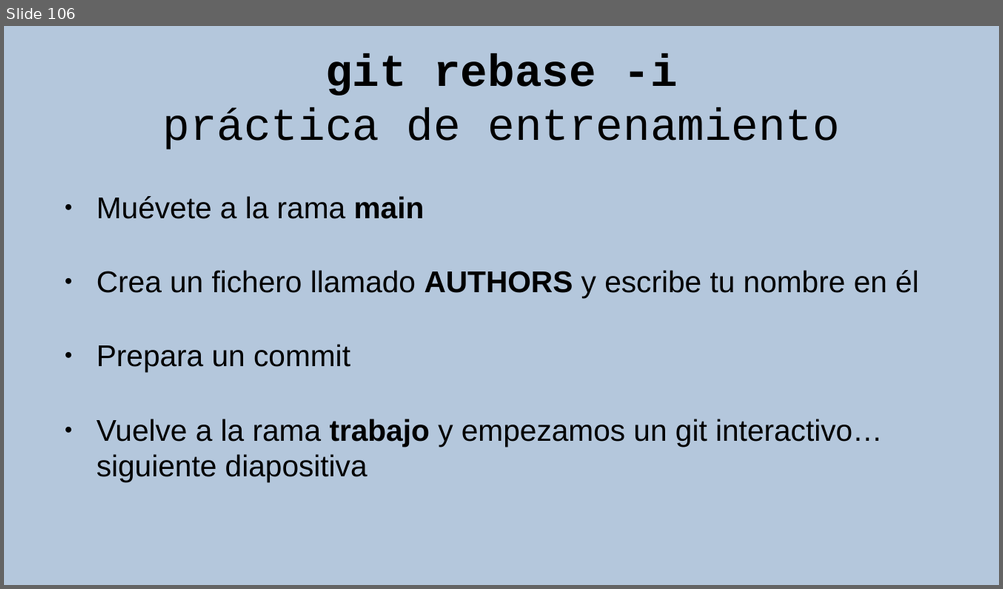
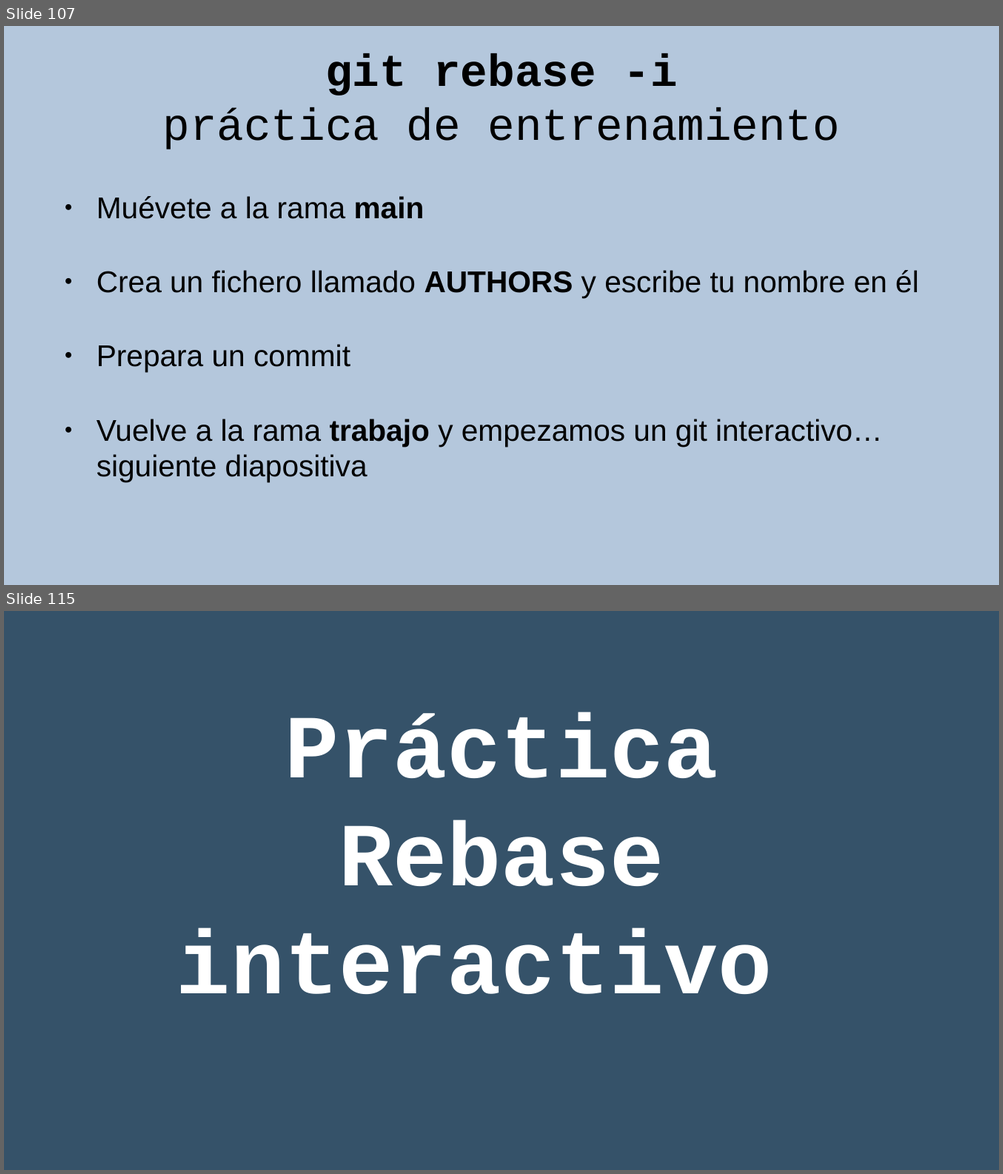
Before and after one commit to rgmf/eed2425, a slide deck: ut/02_control_de_versiones/presentacion/02_git_local.odp. Shown one above the other, each under a label of ours: slide 106 before the commit, slides 107 and 115 after it; the slides between them are not shown. The pictures are 1003x589 and 1003x1174 pixels, drawn with LibreOffice and Linux fonts; fonts in the diff are those of the drawing. Boxes give left, top, right and bottom in pixels: in the first picture for what was removed or moved away, otherwise in the second. Text is boxed around its words. In the diff, an @@ line names an element or a change of style, - is before the commit and + after.

```diff
--- a/ut/02_control_de_versiones/presentacion/02_git_local.odp
+++ b/ut/02_control_de_versiones/presentacion/02_git_local.odp
@@ slide 115 added at (x1=4, y1=611, x2=999, y2=1170), background #355269 @@
@@ subtitle added at (x1=176, y1=712, x2=772, y2=994), 72 pt, text #FFFFFF, bold @@
+Práctica
+Rebase interactivo
@@ what was slide 106 is now slide 107 @@
```
Also in this commit, not shown: 1 slide changed, 7 other slides added, 3 other files.
